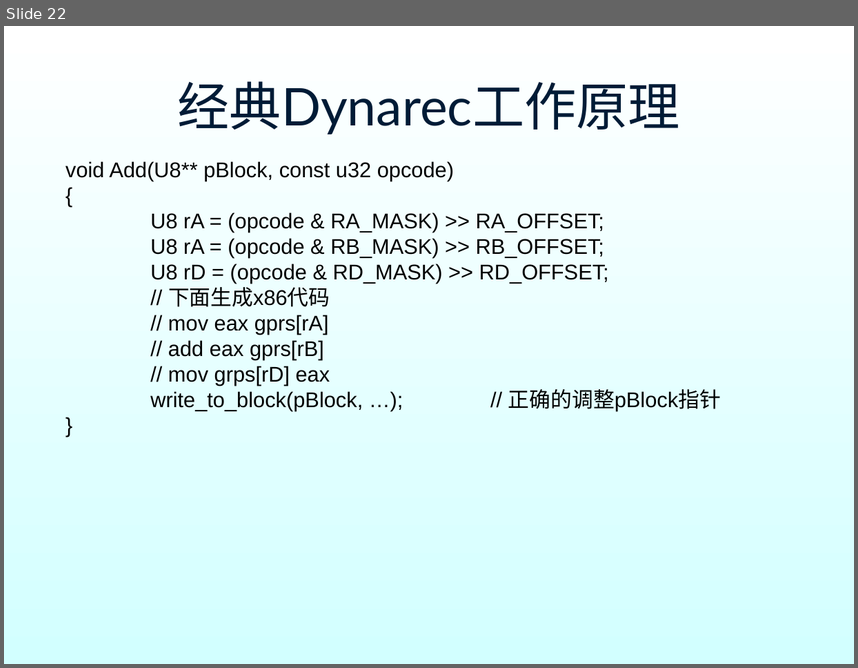
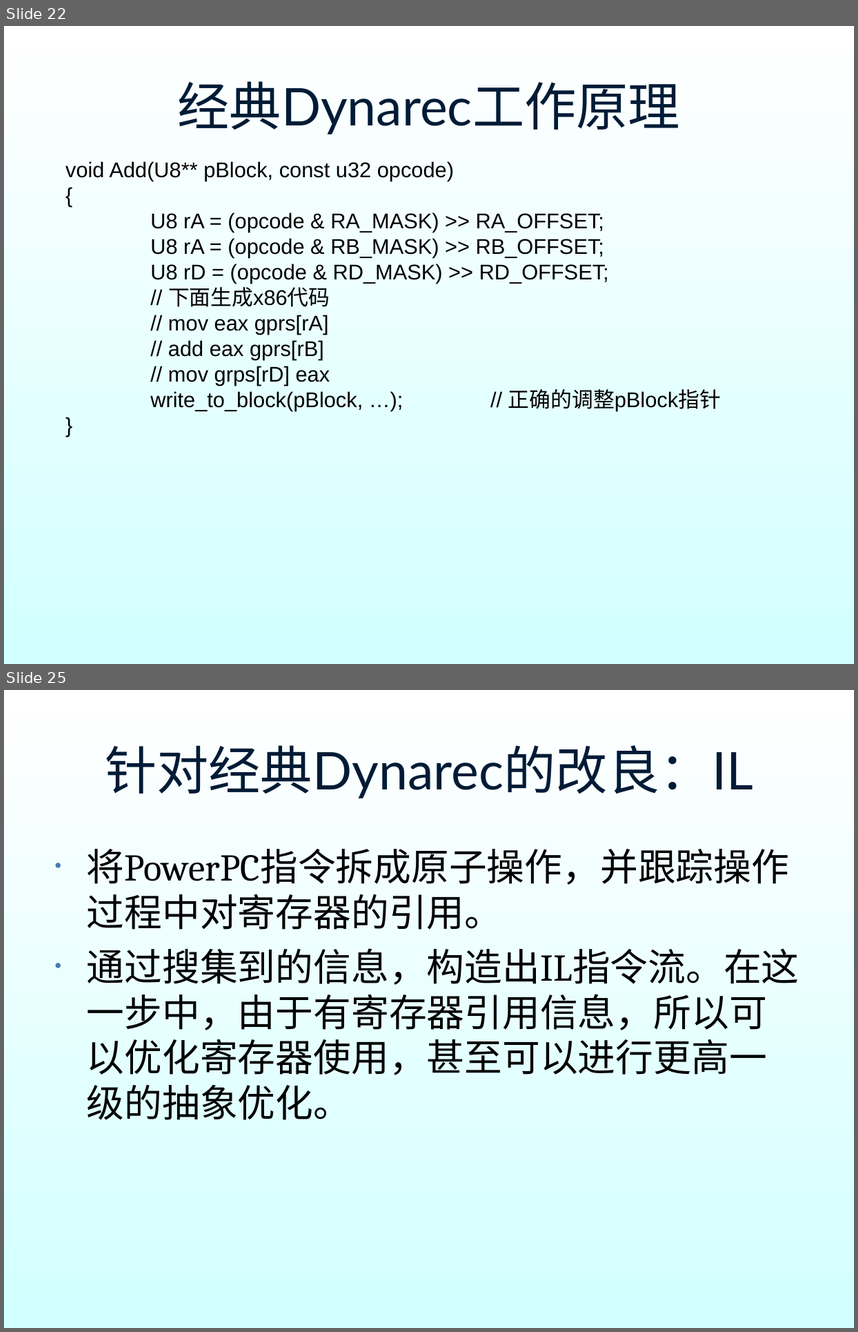
Before and after one commit to hyperiris/openhyper, a slide deck: dynarec_ppt/dynarec.ppt. Shown one above the other, each under a label of ours: slide 22 before the commit, slides 22 and 25 after it; the slides between them are not shown. The pictures are 858x668 and 858x1332 pixels, drawn with LibreOffice and Linux fonts; fonts in the diff are those of the drawing; background and template pictures are left out. Boxes give left, top, right and bottom in pixels: in the first picture for what was removed or moved away, otherwise in the second. Text is boxed around its words. In the diff, an @@ line names an element or a change of style, - is before the commit and + after.

```diff
--- a/dynarec_ppt/dynarec.ppt
+++ b/dynarec_ppt/dynarec.ppt
@@ slide 25 added at box(4, 690, 854, 1328), background gradient #FFFFFF to #D2FFFF @@
@@ title added at box(105, 745, 753, 798), 44 pt, text #001B36 @@
+针对经典Dynarec的改良：IL
@@ text added at box(87, 849, 800, 1120), 32 pt, text #000000 @@
+• 将PowerPC指令拆成原子操作，并跟踪操作过程中对寄存器的引用。
+• 通过搜集到的信息，构造出IL指令流。在这一步中，由于有寄存器引用信息，所以可以优化寄存器使用，甚至可以进行更高一级的抽象优化。
```
Also in this commit, not shown: 2 slides changed.
